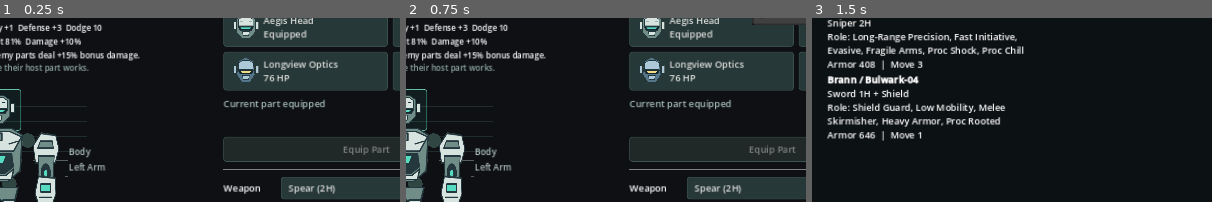
Above: before the commit, frames 1-3 (left to right).
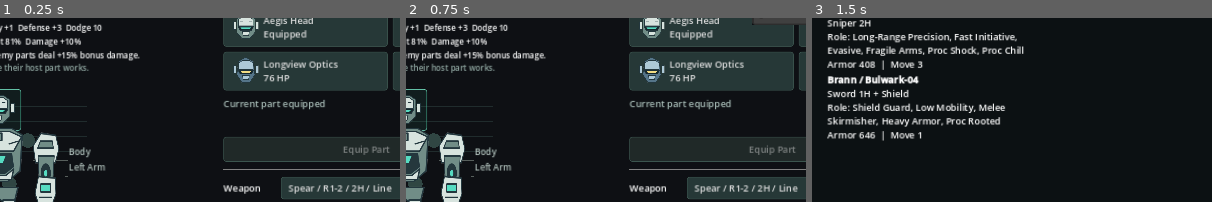
Above: after the commit, the same moments.

Repository: toonnix-github/magic-robot-tactic-war
Game: Godot game, scene res://scenes/preparation_flow.tscn
Two runs of this game, one before a commit and one after it. Both use one fixed random seed, a clock stepped at 60 frames per second and the inputs below.
Inputs:
- Up to frame 1 (0.25 s): no input
- Up to frame 2 (0.75 s): click "Arlen" at 0.5 s
- Up to frame 3 (1.5 s): click "Deploy Squad >" at 1.25 s
The pictures show only the part of the screen within x 28-78%, y 28-78%; the shares and areas given below are measured in that part.

The runs differ from the first frame. In frame 1, 0.4% of the frame differs, in the area x 79-98%, y 90-96%; in frame 2, 0.4%; in frame 3, nothing differs.

Commit message:
fix: make equipment choices scannable in Hangar (#58)

Diff:
--- a/src/data/mech_build_model.gd
+++ b/src/data/mech_build_model.gd
@@ -143,10 +143,13 @@
 	var handedness := weapon_handedness(weapon_name)
 	var pattern := str(data.get("pattern", "single"))
 	var pattern_label := "Focused single target"
+	var pattern_short := "Single"
 	if pattern == "line_2":
 		pattern_label = "Line attack; can strike a second target"
+		pattern_short = "Line"
 	elif pattern == "volley":
 		pattern_label = "%d-shot volley" % int(data.get("shot_count", 1))
+		pattern_short = "Volley"
 	return {
 		"name": weapon_name,
 		"range_min": int(data.get("range_min", 0)),
@@ -155,6 +158,7 @@
 		"base_hit_percent": int(data.get("hit_percent", 0)),
 		"pattern": pattern,
 		"pattern_label": pattern_label,
+		"pattern_short": pattern_short,
 		"handedness": handedness,
 		"required_arms": "Both arms" if handedness == "2H" else "Right arm",
 	}
@@ -163,18 +167,22 @@
 func orb_profile(orb_id: String, orb_data: Dictionary, pilot_proc_bonus: int = 0) -> Dictionary:
 	var data: Dictionary = orb_data.get(orb_id, {})
 	var effect_lines: Array[String] = []
+	var menu_lines: Array[String] = []
 	var inactive_lines: Array[String] = []
 	for effect in data.get("effects", []):
 		var effect_type := str(effect.get("type", ""))
 		if effect_type == "damage_percent":
 			effect_lines.append("Damage +%d%%" % int(effect.get("percent", 0)))
+			menu_lines.append("Damage +%d%%" % int(effect.get("percent", 0)))
 		elif effect_type == "hit_bonus":
 			effect_lines.append("Hit chance +%d%%" % int(effect.get("amount", 0)))
+			menu_lines.append("Hit +%d%%" % int(effect.get("amount", 0)))
 		elif effect_type == "proc_status":
 			var base_chance := int(effect.get("chance_percent", 0))
 			var final_chance: int = min(100, base_chance + pilot_proc_bonus)
 			var suffix := " (+%d%% pilot)" % pilot_proc_bonus if pilot_proc_bonus > 0 else ""
 			effect_lines.append("%s: %d%% activation%s" % [str(effect.get("status", "Status")), final_chance, suffix])
+			menu_lines.append("%s %d%%" % [str(effect.get("status", "Status")), final_chance])
 		elif effect_type in ["dodge_bonus", "defense_bonus"]:
 			inactive_lines.append("%s +%d (not active in this prototype)" % [effect_type.trim_suffix("_bonus").capitalize(), int(effect.get("amount", 0))])
 	return {
@@ -183,6 +191,7 @@
 		"element": str(data.get("element", "")),
 		"rarity": str(data.get("rarity", "")),
 		"effect_lines": effect_lines,
+		"menu_lines": menu_lines,
 		"inactive_lines": inactive_lines,
 	}
 
--- a/src/ui/hangar_editor.gd
+++ b/src/ui/hangar_editor.gd
@@ -109,7 +109,8 @@
 	actions.add_child(cancel_button)
 	inspector.add_child(HSeparator.new())
 	for weapon in WEAPONS:
-		weapon_select.add_item("%s (%s)" % [weapon, hangar.build_model.weapon_handedness(weapon)])
+		var profile: Dictionary = hangar.build_model.weapon_profile(weapon, hangar.GameDataScript.WEAPON_DATA)
+		weapon_select.add_item("%s / R%d-%d / %s / %s" % [weapon, profile["range_min"], profile["range_max"], profile["handedness"], profile["pattern_short"]])
 	_row(inspector, "Weapon", weapon_select)
 	_setup_detail_label(weapon_details)
 	inspector.add_child(weapon_details)
@@ -263,7 +264,8 @@
 	orb_select.add_item("Empty slot")
 	orb_select.set_item_metadata(0, "")
 	for orb in hangar.available_orb_options(slot):
-		orb_select.add_item(str(orb.get("name", orb["id"])))
+		var orb_profile: Dictionary = hangar.build_model.orb_profile(str(orb["id"]), hangar.GameDataScript.ORB_DATA)
+		orb_select.add_item("%s / %s" % [str(orb.get("name", orb["id"])), " / ".join(orb_profile["menu_lines"])])
 		var index := orb_select.item_count - 1
 		orb_select.set_item_metadata(index, orb["id"])
 		if orb["id"] == build.get("orbs", {}).get(slot, ""):
--- a/tests/godot/battle_milestone_test.gd
+++ b/tests/godot/battle_milestone_test.gd
@@ -3527,8 +3527,10 @@
 	_assert_equal(brann_breakdown["effective_stats"]["shield_hp"], 40, "#58: Shield HP includes pilot bonus")
 	_assert_true(editor.weapon_details.text.contains("Range 1-2"), "#58: weapon range is explained")
 	_assert_true(editor.weapon_details.text.contains("Both arms"), "#58: required arms are explained")
+	_assert_true(editor.weapon_select.get_item_text(0).contains("R1-1"), "#58: weapon menu compares range before selection")
 	editor.mech_view.part_selected.emit("Right Arm")
 	_assert_true(editor.orb_details.text.contains("Damage +10%"), "#58: Orb effect is explained")
+	_assert_true(editor.orb_select.get_item_text(1).contains("Damage +10%"), "#58: Orb menu compares effects before selection")
 	_assert_true(editor.stat_breakdown.text.contains("PART FRAME"), "#58: part bonuses are labeled")
 	_assert_true(editor.stat_breakdown.text.contains("EFFECTIVE LOADOUT"), "#58: effective values are labeled")
 	var equipment_state: Dictionary = editor.mech_view.equipment_visual_state()
Binary file changed: docs/playtest/hangar-loadout-1280x590.png
Binary file changed: docs/playtest/hangar-loadout-844x390.png
Binary file changed: docs/playtest/hangar-shield-1280x590.png
Binary file changed: docs/playtest/hangar-shield-844x390.png
